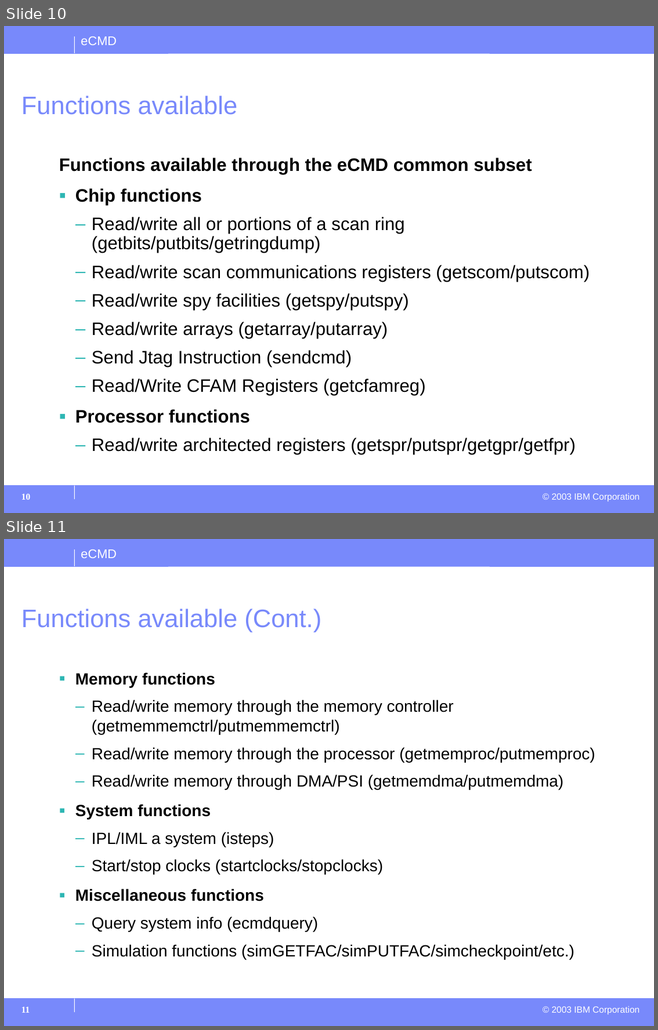
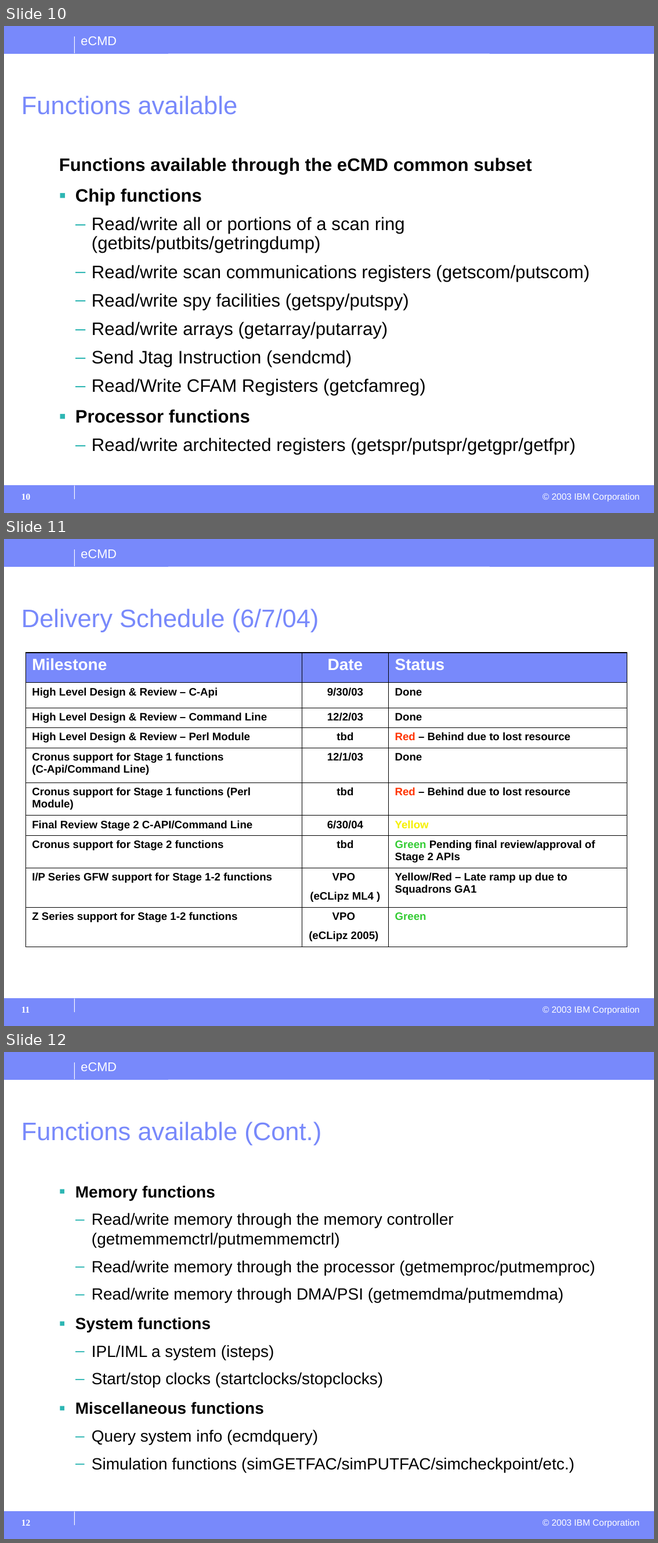
Before and after one commit to thejta/eCMD, a slide deck: docs/eCMDIntro.ppt. Shown one above the other, each under a label of ours: slides 10 and 11 before the commit, slides 10, 11 and 12 after it. The pictures are 658x1030 and 658x1543 pixels, drawn with LibreOffice and Linux fonts; fonts in the diff are those of the drawing; background and template pictures are left out. Boxes give left, top, right and bottom in pixels: in the first picture for what was removed or moved away, otherwise in the second. Text is boxed around its words. In the diff, an @@ line names an element or a change of style, - is before the commit and + after.

```diff
--- a/docs/eCMDIntro.ppt
+++ b/docs/eCMDIntro.ppt
@@ slide 11 added at box(4, 539, 654, 1026), background #FFFFFF; not listed: 6 template elements that a slide beside it also shows @@
@@ title added at box(21, 609, 319, 632), 28 pt, text #7889FB @@
+Delivery Schedule (6/7/04)
@@ table added at box(25, 653, 626, 947), 10 rows, 3 columns @@
+Milestone | Date | Status
+High Level Design & Review – C-Api | 9/30/03 | Done
+High Level Design & Review – Command Line | 12/2/03 | Done
+High Level Design & Review – Perl Module | tbd | Red – Behind due to lost resource
+Cronus support for Stage 1 functions (C-Api/Command Line) | 12/1/03 | Done
+Cronus support for Stage 1 functions (Perl Module) | tbd | Red – Behind due to lost resource
+Final Review Stage 2 C-API/Command Line | 6/30/04 | Yellow
+Cronus support for Stage 2 functions | tbd | Green Pending final review/approval of Stage 2 APIs
+I/P Series GFW support for Stage 1-2 functions | VPO / (eCLipz ML4 ) | Yellow/Red – Late ramp up due to Squadrons GA1
+Z Series support for Stage 1-2 functions | VPO / (eCLipz 2005) | Green
@@ page number added at box(21, 1007, 30, 1013), 10 pt, text #FFFFFF, bold @@
+11
@@ what was slide 11 is now slide 12 @@
@@ page number at box(21, 1520, 31, 1526): text changed @@
-11
+12
```
Also in this commit, not shown: 3 slides changed.
